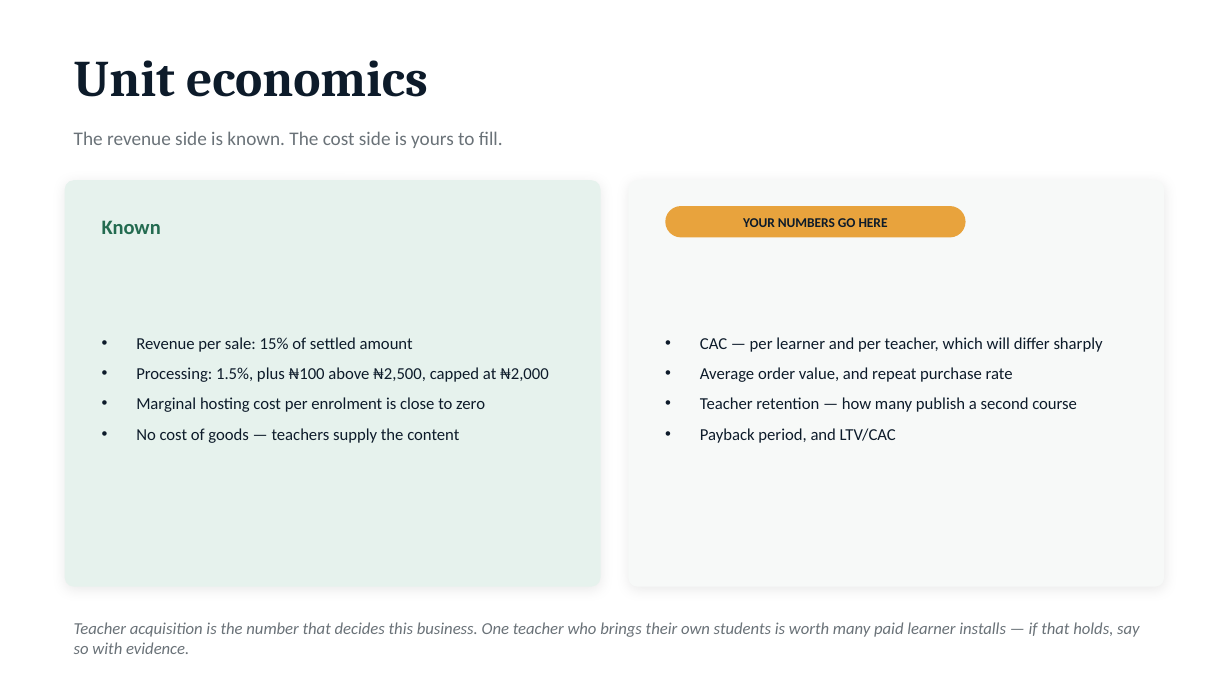
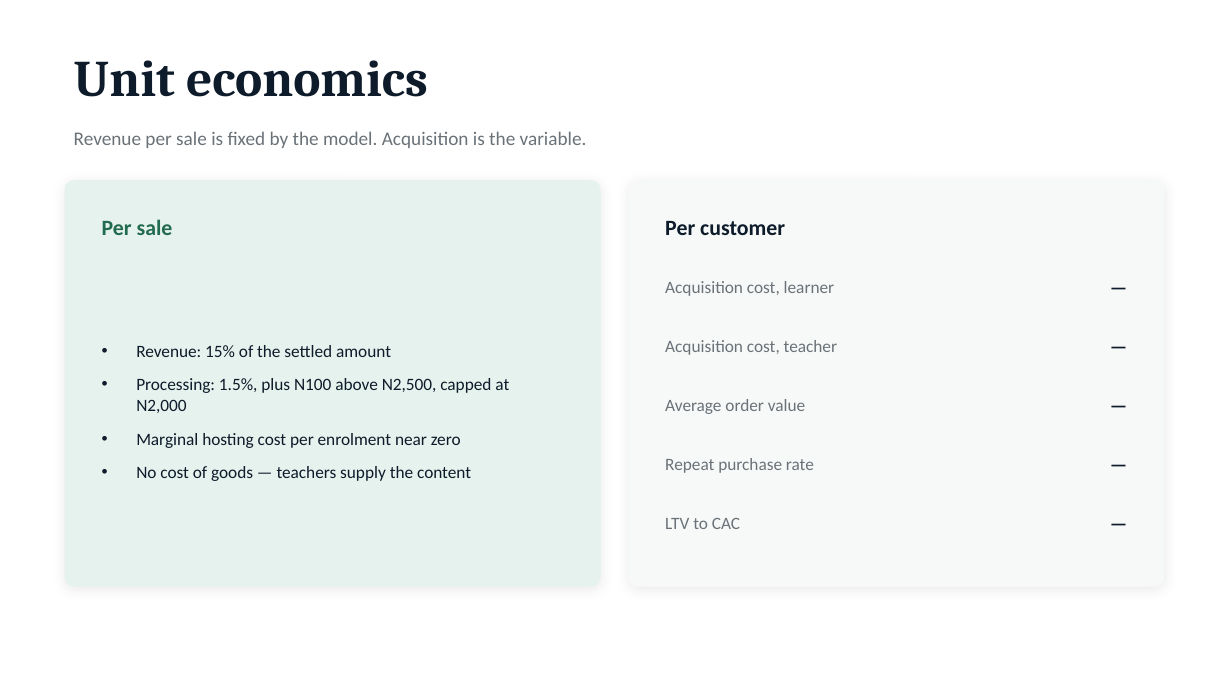
Before and after one commit to Usmandankama/padi_learn, a slide deck: slide 6 of docs/decks/PadiLearn-Investor-Pitch.pptx. Drawn at 1232x693 pixels with LibreOffice and Linux fonts; fonts in the diff are those of the drawing. Boxes give left, top, right and bottom in pixels: in the first picture for what was removed or moved away, otherwise in the second. Text is boxed around its words. In the diff, an @@ line names an element or a change of style, - is before the commit and + after.

```diff
--- a/docs/decks/PadiLearn-Investor-Pitch.pptx
+++ b/docs/decks/PadiLearn-Investor-Pitch.pptx
@@ text at bbox=[74, 131, 587, 148]: text changed @@
-The revenue side is known. The cost side is yours to fill.
+Revenue per sale is fixed by the model. Acquisition is the variable.
@@ rounded rectangle removed at bbox=[665, 206, 966, 238] @@
@@ text at bbox=[102, 219, 173, 235]: text changed; size 16 to 17 pt @@
-Known
+Per sale
@@ text added at bbox=[665, 221, 785, 235], 17 pt, text #0D1B2A, bold @@
+Per customer
@@ text added at bbox=[1007, 268, 1128, 305], 15 pt, text #0D1B2A, bold @@
+—
@@ text at bbox=[665, 281, 834, 296]: text changed; size 10.5 to 13.5 pt; text colour #0D1B2A to #6A7278; bold off @@
-YOUR NUMBERS GO HERE
+Acquisition cost, learner
@@ text added at bbox=[1007, 327, 1128, 364], 15 pt, text #0D1B2A, bold @@
+—
@@ text at bbox=[136, 345, 509, 448]: text changed; size 13 to 13.5 pt @@
-• Revenue per sale: 15% of settled amount
-• Processing: 1.5%, plus ₦100 above ₦2,500, capped at ₦2,000
-• Marginal hosting cost per enrolment is close to zero
+• Revenue: 15% of the settled amount
+• Processing: 1.5%, plus N100 above N2,500, capped at N2,000
+• Marginal hosting cost per enrolment near zero
@@ text added at bbox=[665, 340, 837, 355], 13.5 pt, text #6A7278 @@
+Acquisition cost, teacher
@@ text removed at bbox=[700, 337, 1103, 443] @@
-• CAC — per learner and per teacher, which will differ sharply
-• Average order value, and repeat purchase rate
-• Teacher retention — how many publish a second course
-• Payback period, and LTV/CAC
@@ text added at bbox=[1007, 386, 1128, 423], 15 pt, text #0D1B2A, bold @@
+—
@@ text added at bbox=[665, 399, 805, 414], 13.5 pt, text #6A7278 @@
+Average order value
@@ text added at bbox=[1007, 445, 1128, 482], 15 pt, text #0D1B2A, bold @@
+—
@@ text at bbox=[136, 466, 471, 481]: size 13 to 13.5 pt in "No cost of goods — teachers supply ..."; more space between paragraphs @@
@@ text added at bbox=[665, 458, 814, 473], 13.5 pt, text #6A7278 @@
+Repeat purchase rate
@@ text added at bbox=[1007, 505, 1128, 542], 15 pt, text #0D1B2A, bold @@
+—
@@ text added at bbox=[665, 518, 740, 529], 13.5 pt, text #6A7278 @@
+LTV to CAC
@@ text removed at bbox=[74, 622, 1139, 654] @@
-Teacher acquisition is the number that decides this business. One teacher who brings their own students is worth many paid learner installs — if that holds, say so with evidence.
```
Also in this commit, not shown: 5 other slides changed, 3 slides added, 3 slides removed, 2 other files.
